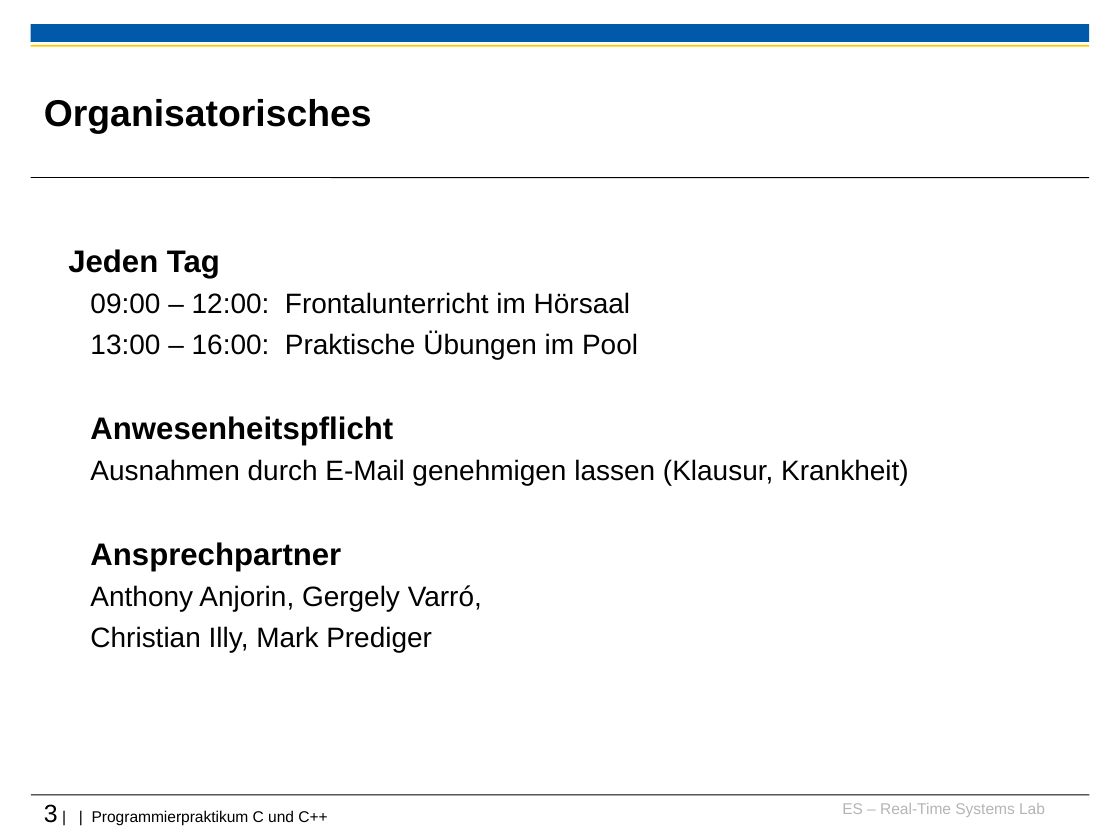
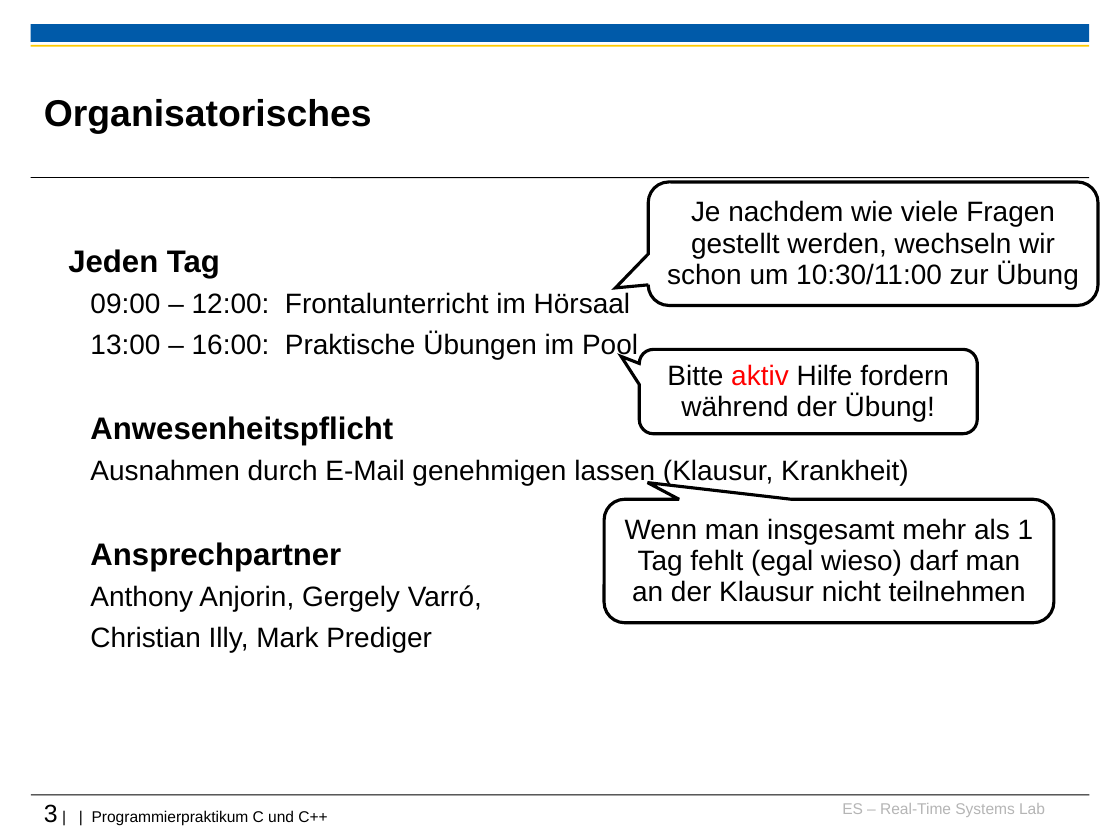
Before and after one commit to h82k/tud-cppp, a slide deck: slide 3 of Vorlesung/0 Organisatorisches_F6.ppt. Drawn at 1120x840 pixels with LibreOffice and Linux fonts; fonts in the diff are those of the drawing; background and template pictures are left out. Boxes give left, top, right and bottom in pixels: in the first picture for what was removed or moved away, otherwise in the second. Text is boxed around its words. In the diff, an @@ line names an element or a change of style, - is before the commit and + after.

```diff
--- a/Vorlesung/0 Organisatorisches_F6.ppt
+++ b/Vorlesung/0 Organisatorisches_F6.ppt
@@ rounded speech box added at bbox=[648, 183, 1099, 306], fill #FFFFFF, outline #000000 2.01 pt, 18 pt, text #000000 @@
+Je nachdem wie viele Fragen gestellt werden, wechseln wir schon um 10:30/11:00 zur Übung
@@ rounded speech box added at bbox=[640, 349, 978, 433], fill #FFFFFF, outline #000000 2.01 pt, 18 pt, text #000000 @@
+Bitte aktiv Hilfe fordern während der Übung!
@@ rounded speech box added at bbox=[604, 500, 1054, 623], fill #FFFFFF, outline #000000 2.01 pt, 18 pt, text #000000 @@
+Wenn man insgesamt mehr als 1 Tag fehlt (egal wieso) darf man an der Klausur nicht teilnehmen
```
Also in this commit, not shown: 2 other slides changed, 3 slides added, 4 other files.
